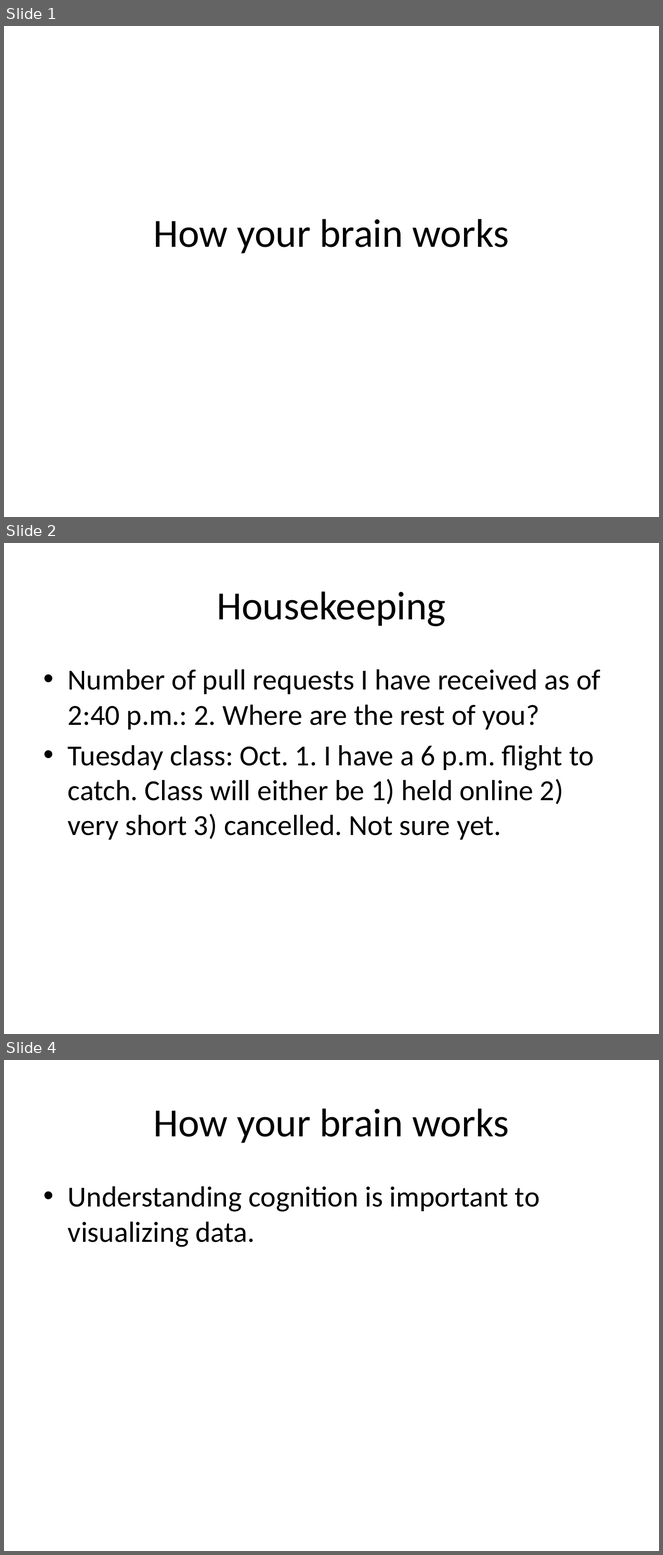
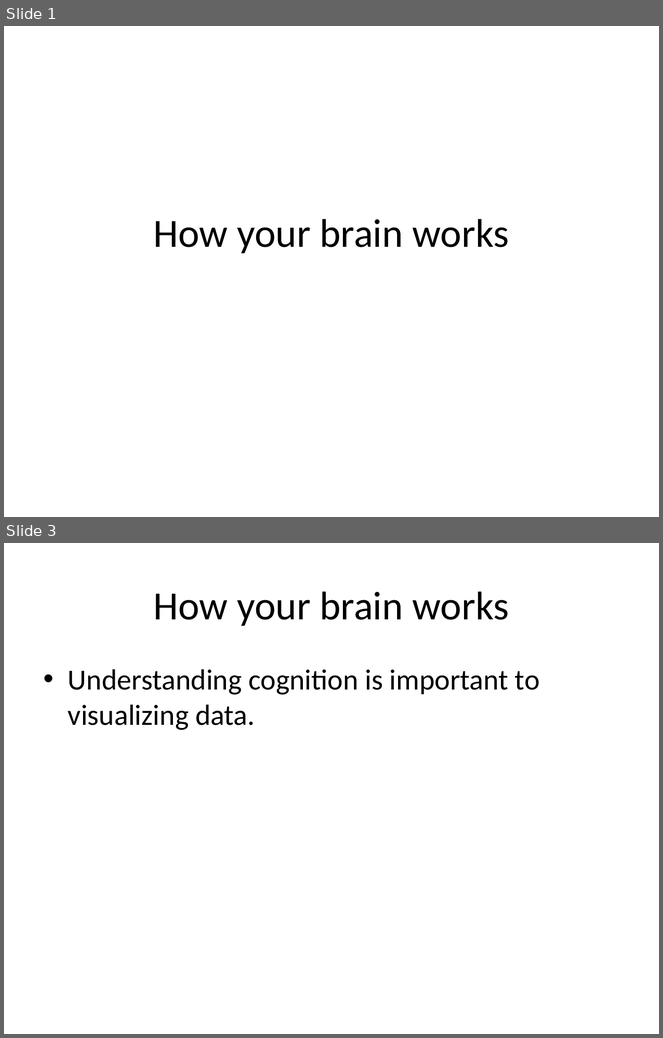
Before and after one commit to mattwaite/JOUR491-Data-Visualization, a slide deck: Lectures/HowYourBrainWorks1.pptx. Shown one above the other, each under a label of ours: slides 1, 2 and 4 before the commit, slides 1 and 3 after it; the slides between them are not shown. The pictures are 663x1555 and 663x1038 pixels, drawn with LibreOffice and Linux fonts; fonts in the diff are those of the drawing. Boxes give left, top, right and bottom in pixels: in the first picture for what was removed or moved away, otherwise in the second. Text is boxed around its words. In the diff, an @@ line names an element or a change of style, - is before the commit and + after.

```diff
--- a/Lectures/HowYourBrainWorks1.pptx
+++ b/Lectures/HowYourBrainWorks1.pptx
@@ slide 2 removed at (4, 543, 659, 1034), background #FFFFFF @@
@@ title removed at (217, 591, 446, 627) @@
-Housekeeping
@@ text removed at (68, 669, 601, 840) @@
-• Number of pull requests I have received as of 2:40 p.m.: 2. Where are the rest of you?
-• Tuesday class: Oct. 1. I have a 6 p.m. flight to catch. Class will either be 1) held online 2) very short 3) cancelled. Not sure yet.
@@ what was slide 4 is now slide 3 @@
```
Also in this commit, not shown: 2 slides changed, 1 slide added, 4 other files.
